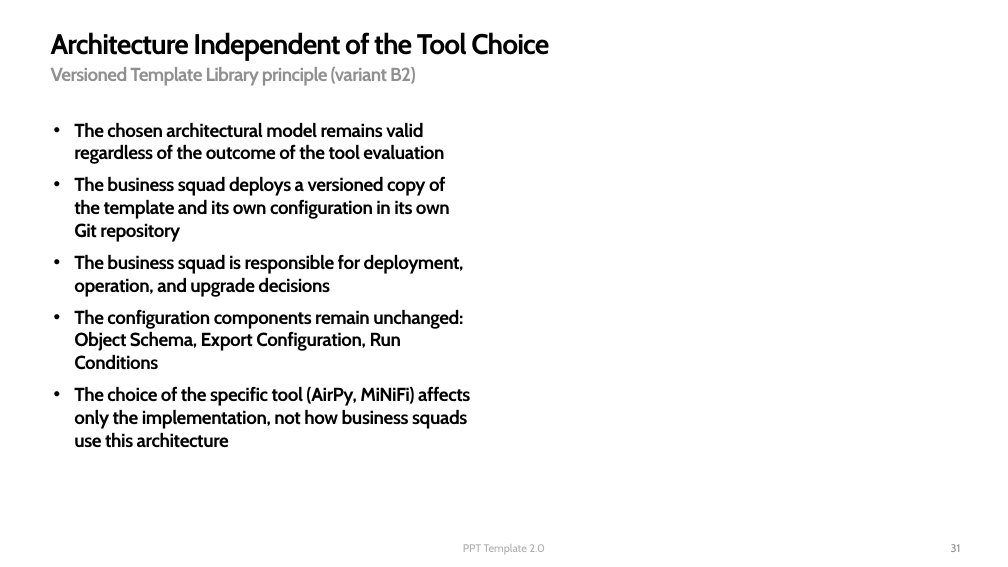
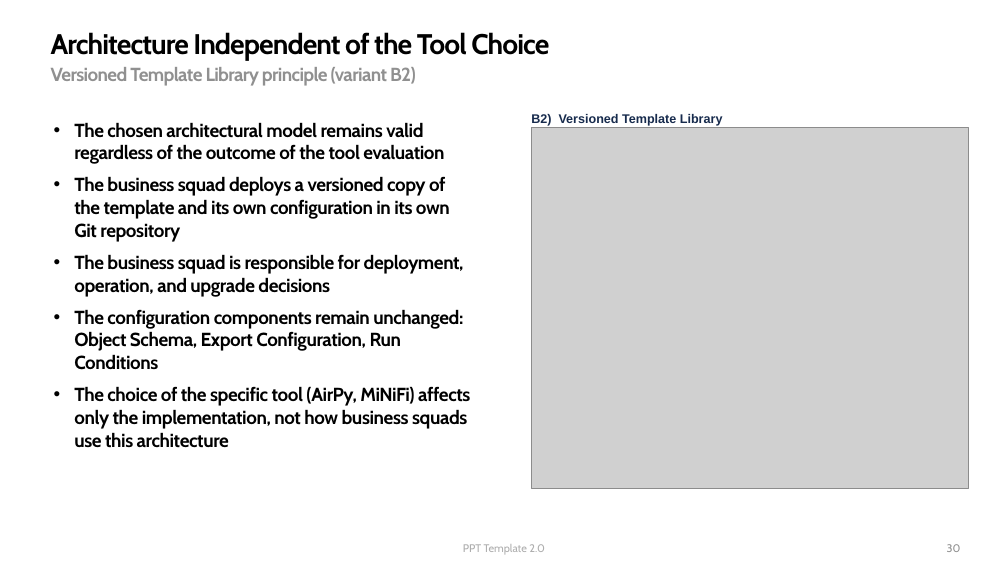
Before and after one commit to captjerzi-pixel/kb_jer, a slide deck: slide 30 of MiNiFi_pilot.pptx (slide 31 before the commit). Drawn at 1008x567 pixels with LibreOffice and Linux fonts; fonts in the diff are those of the drawing; grey boxes stand for pictures; background and template pictures are left out. Boxes give left, top, right and bottom in pixels: in the first picture for what was removed or moved away, otherwise in the second. Text is boxed around its words. In the diff, an @@ line names an element or a change of style, - is before the commit and + after.

```diff
--- a/MiNiFi_pilot.pptx
+++ b/MiNiFi_pilot.pptx
@@ text added at [531, 114, 723, 126], 12 pt, text #172B4D, bold @@
+B2) Versioned Template Library
@@ picture added at [532, 128, 968, 488] @@
@@ page number at [947, 544, 961, 552]: text changed @@
-31
+30
```
Also in this commit, not shown: 5 other slides changed, 4 other files.
